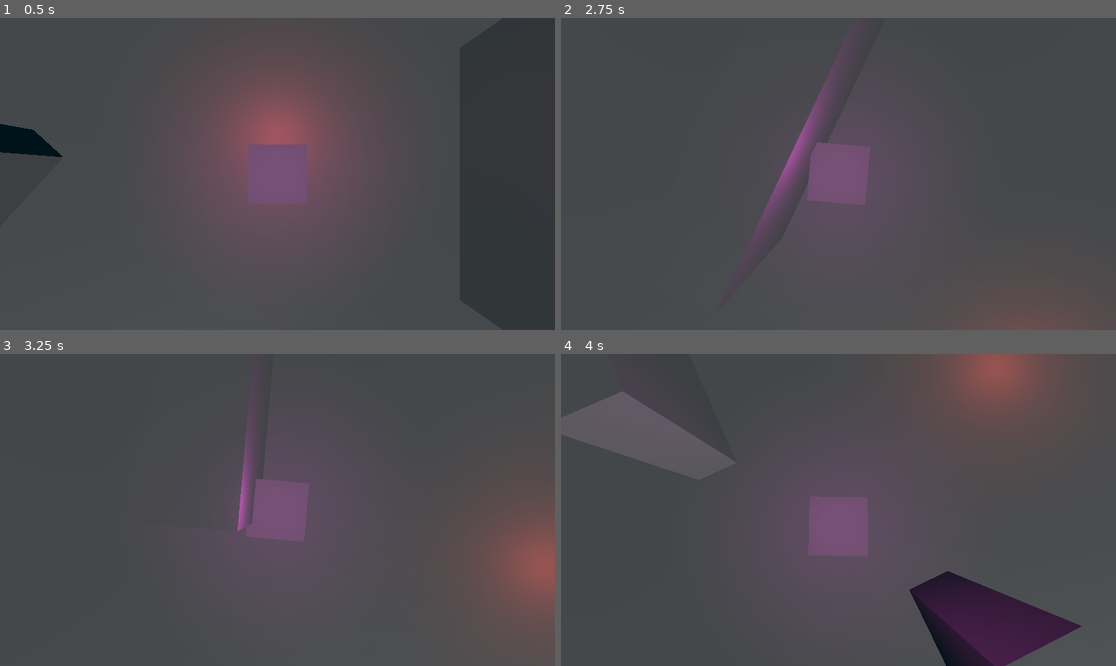
Above: before the commit, frames 1-4 (two rows, left to right).
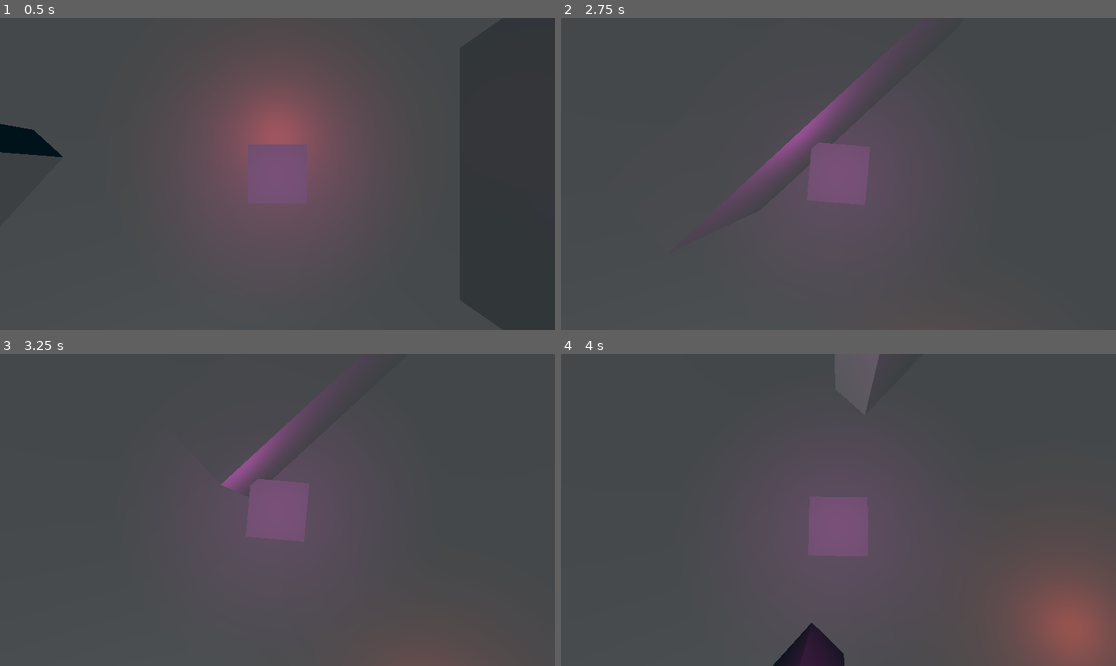
Above: after the commit, the same moments.

Repository: MrMinimal/ggj-2025
Game: Godot game, scene res://main.tscn
Two runs of this game, one before a commit and one after it. Both use one fixed random seed, a clock stepped at 60 frames per second and the inputs below.
Inputs:
- Up to frame 1 (0.5 s): no input
- Up to frame 2 (2.75 s): hold W (move_forward) 0.53-2.03 s; hold A (move_left) from 2.03 s (still down)
- Up to frame 3 (3.25 s): keep holding A (move_left)
- Up to frame 4 (4 s): release A (move_left) at 3.53 s; hold S (move_backward) from 3.53 s (still down)

Frame 1 is identical in both runs. In frame 2, 2.0% of the frame differs, in the area x 31-94%, y 16-100%; in frame 3, 6.0%; in frame 4, 18%, in the area x 0-100%, y 0-100%.

Commit message:
Fix player rotation to Y = 0

Diff:
--- a/player.gd
+++ b/player.gd
@@ -3,11 +3,14 @@
 @export var speed = 5.0
 @export var deadzone = 0.1
 @export var sensitivity = 2.0
-@export var tilt_amount = 5
+@export var tilt_amount = 5.0
 
 @onready var camera = $Camera3D
 
 var JavaScript = JavaScriptBridge
+
+func _ready():
+	lock_rotation = true
 
 func _init():
 	if !OS.has_feature('web'):
@@ -69,6 +72,9 @@
 	# Apply movement
 	position += movement * speed * delta
 
+	# Keep Y rotation at 0
+	rotation.y = 0
+
 	# Tilt camera slightly based on movement while maintaining top-down view
 	var target_rotation = Vector3(-90.0, 0, 0)  # Base top-down rotation
 	target_rotation.x += movement.z * tilt_amount  # Tilt forward/backward slightly
